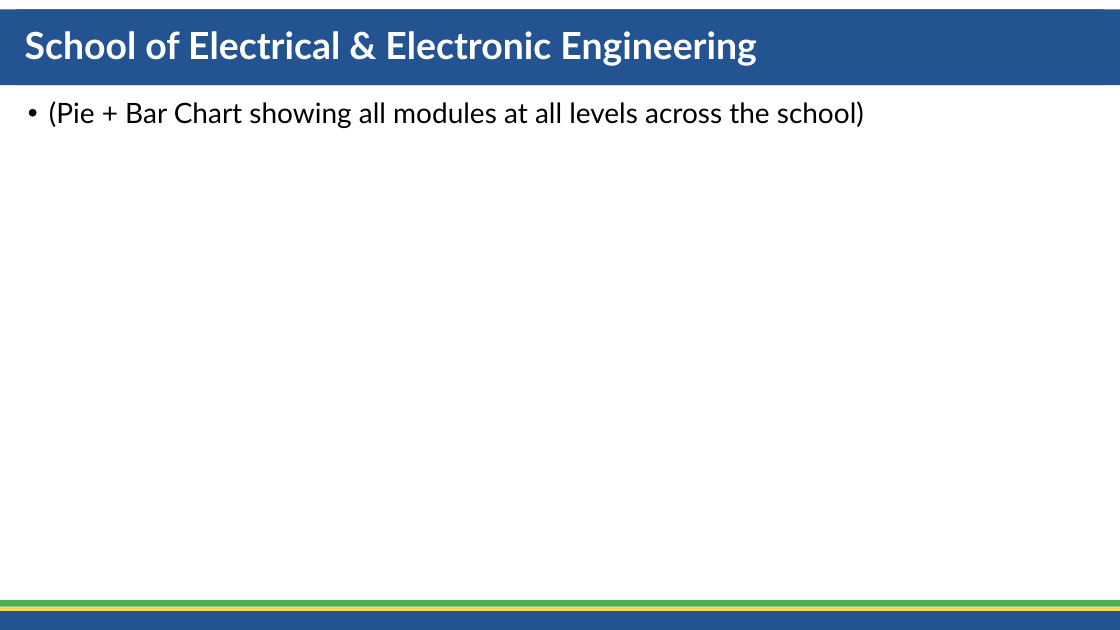
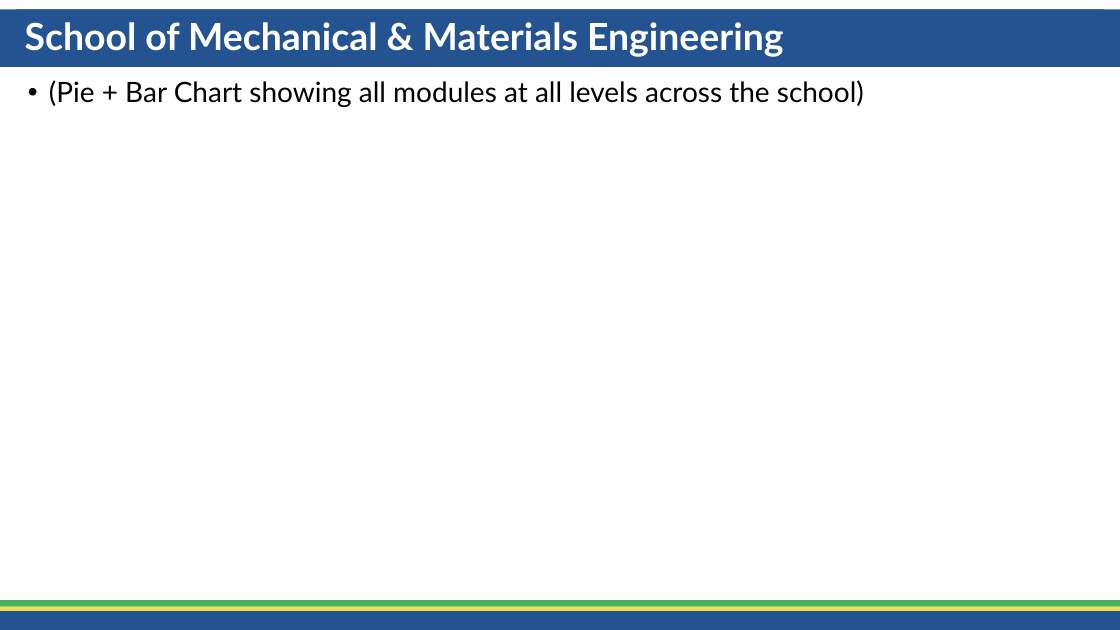
Before and after one commit to CathaloFaolain/ChatGPTAssessment, a slide deck: slide 3 of Slides/Schools Snapshot/AssessmentOverview_SMME_202306.pptx. Drawn at 1120x630 pixels with LibreOffice and Linux fonts; fonts in the diff are those of the drawing. Boxes give left, top, right and bottom in pixels: in the first picture for what was removed or moved away, otherwise in the second. Text is boxed around its words. In the diff, an @@ line names an element or a change of style, - is before the commit and + after.

Commit message:
updated school slide templates

```diff
--- a/Slides/Schools Snapshot/AssessmentOverview_SMME_202306.pptx
+++ b/Slides/Schools Snapshot/AssessmentOverview_SMME_202306.pptx
@@ rectangle: place and size @@
-rectangle at [0,9,1120,85]
+rectangle at [0,9,1120,67]
@@ title "School of Mechanical & Materials ...": place and size @@
-title "School of Mechanical & Materials ..." at [16,9,1103,85]
+title "School of Mechanical & Materials ..." at [16,9,1103,67]
@@ title at [25,22,783,57]: text changed @@
-School of Electrical & Electronic Engineering
+School of Mechanical & Materials Engineering
@@ text "(Pie + Bar Chart showing ...": place and size @@
-text "(Pie + Bar Chart showing ..." at [49,101,864,128]
+text "(Pie + Bar Chart showing ..." at [49,80,864,107]
```
Also in this commit, not shown: 4 other slides changed, 4 other files.
